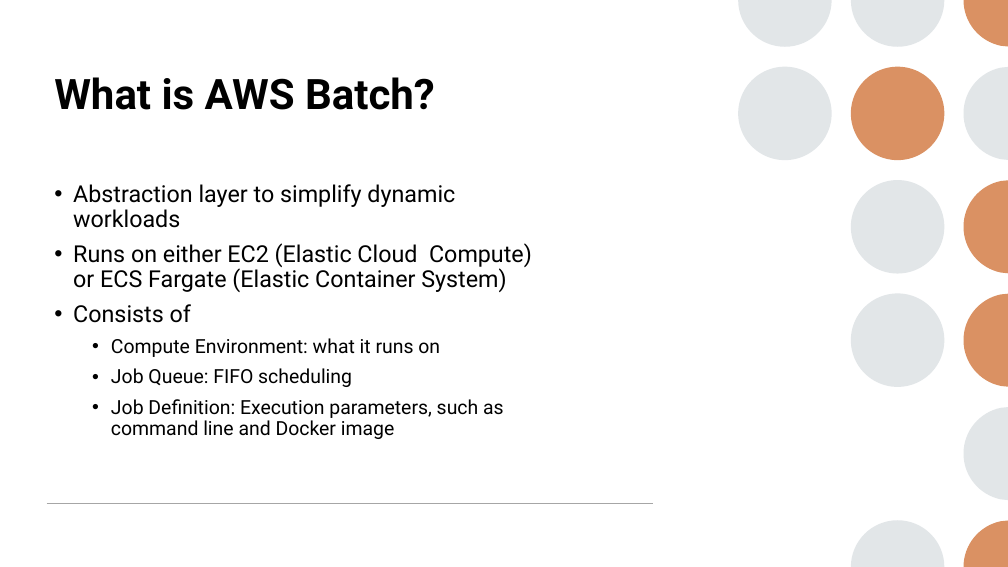
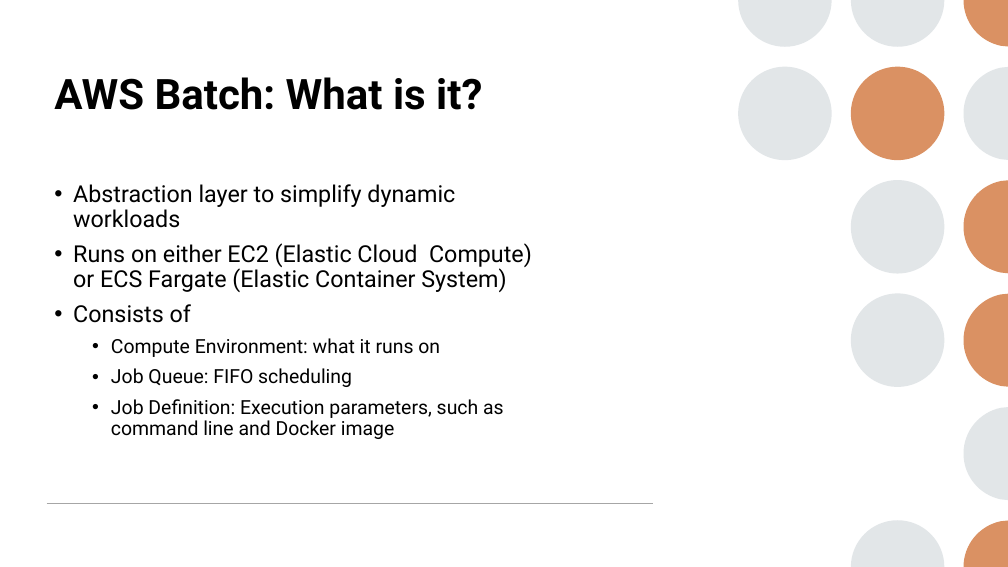
Before and after one commit to krcourville/aws-batch-python-runner, a slide deck: slide 2 of presentation/aws-batch-runner.pptx (slide 4 before the commit). Drawn at 1008x567 pixels with LibreOffice and Linux fonts; fonts in the diff are those of the drawing. Boxes give left, top, right and bottom in pixels: in the first picture for what was removed or moved away, otherwise in the second. Text is boxed around its words. In the diff, an @@ line names an element or a change of style, - is before the commit and + after.

```diff
--- a/presentation/aws-batch-runner.pptx
+++ b/presentation/aws-batch-runner.pptx
@@ title at (x1=54, y1=77, x2=482, y2=110): text changed @@
-What is AWS Batch?
+AWS Batch: What is it?
```
Also in this commit, not shown: 4 other slides changed, 3 slides added.
